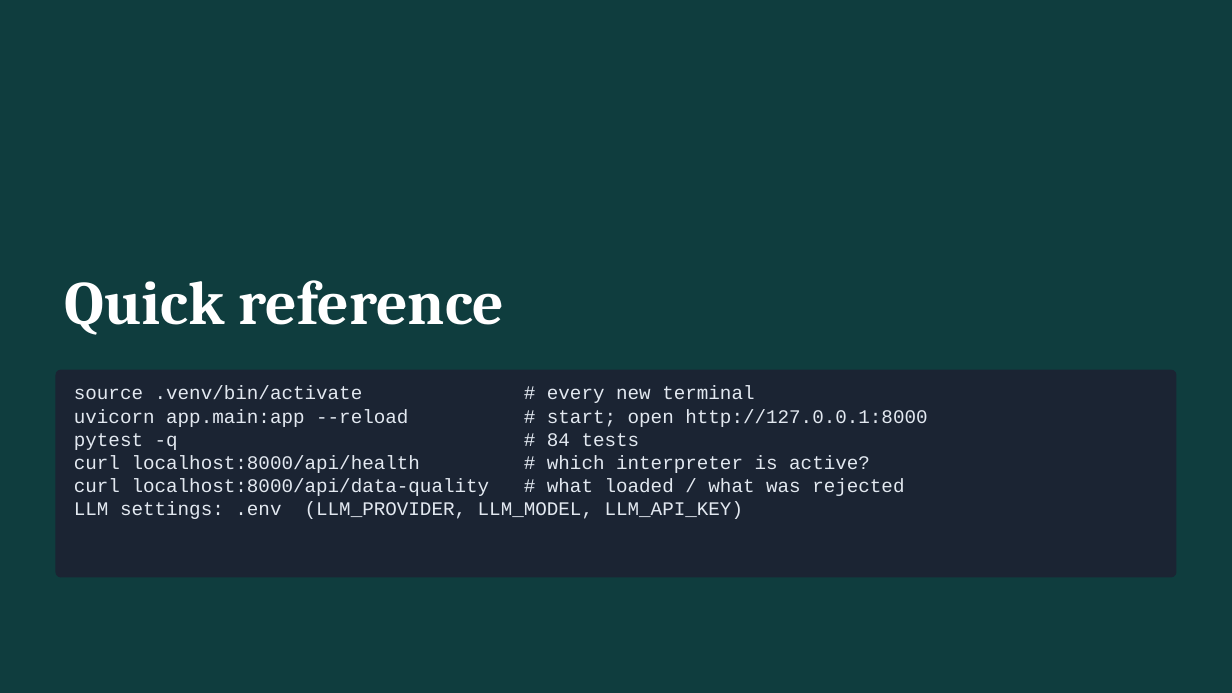
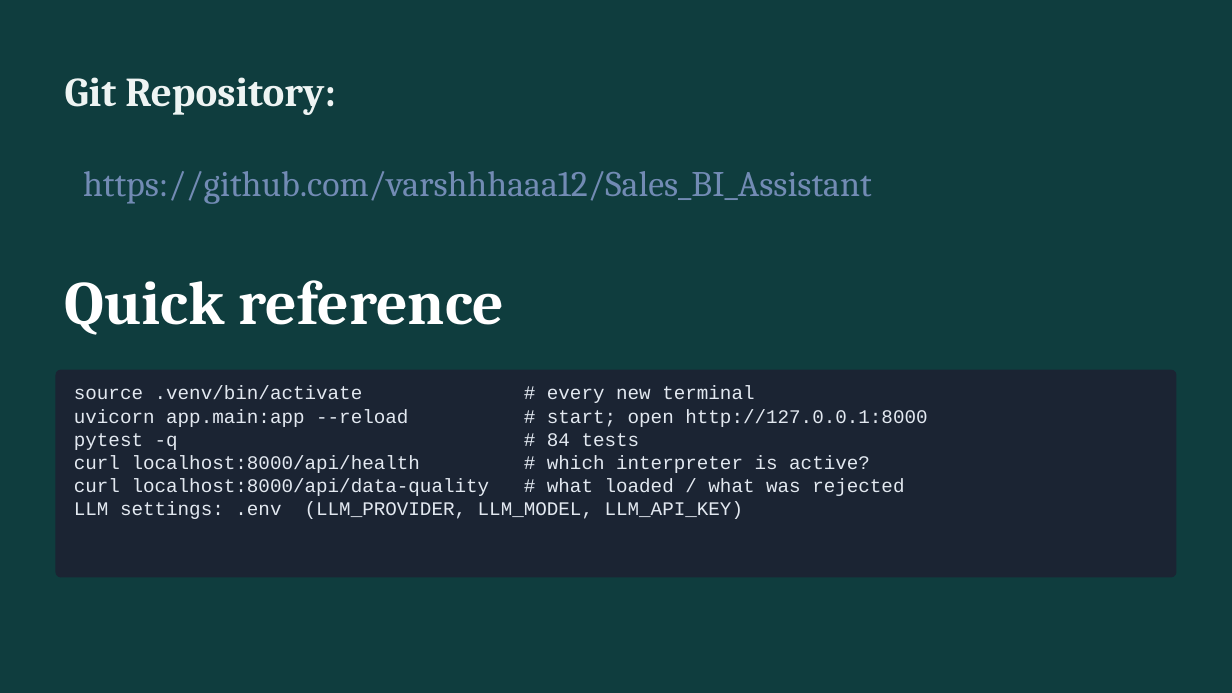
Before and after one commit to varshhhaaa12/Sales_BI_Assistant, a slide deck: slide 24 of docs/Runbook.pptx. Drawn at 1232x693 pixels with LibreOffice and Linux fonts; fonts in the diff are those of the drawing. Boxes give left, top, right and bottom in pixels: in the first picture for what was removed or moved away, otherwise in the second. Text is boxed around its words. In the diff, an @@ line names an element or a change of style, - is before the commit and + after.

Commit message:
Add GitHub repository link to runbook

```diff
--- a/docs/Runbook.pptx
+++ b/docs/Runbook.pptx
@@ text added at box(65, 77, 336, 115), 32 pt, text #EEF4F3, bold @@
+Git Repository:
@@ text added at box(83, 171, 872, 204), 28 pt, text #728BB4 @@
+https://github.com/varshhhaaa12/Sales_BI_Assistant
```
Also in this commit, not shown: 8 other slides changed, 1 other file.
